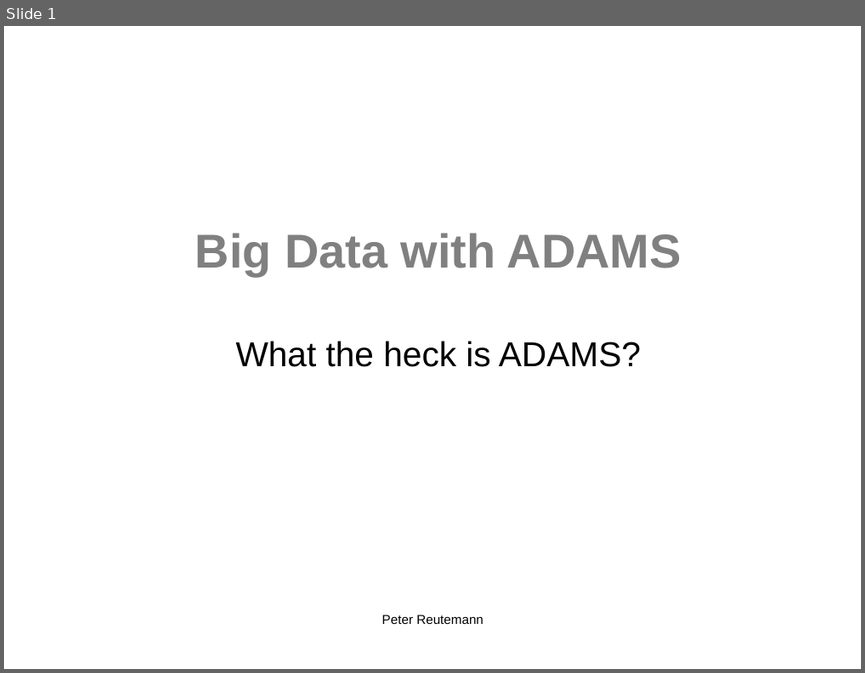
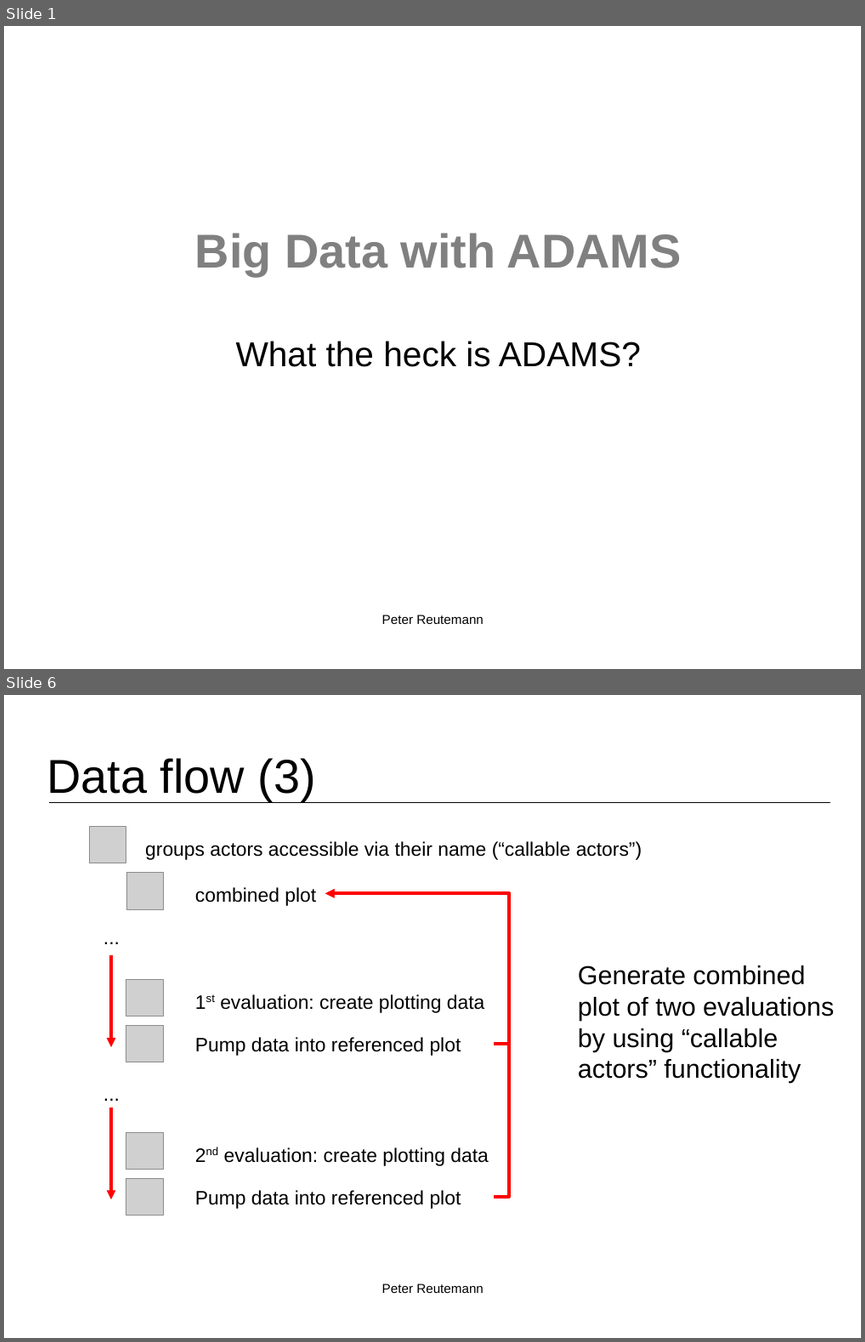
Before and after one commit to fracpete/bigmine-2015, a slide deck: talk/bigmine2015_reutemann.odp. Shown one above the other, each under a label of ours: slide 1 before the commit, slides 1 and 6 after it; the slides between them are not shown. The pictures are 865x673 and 865x1342 pixels, drawn with LibreOffice and Linux fonts; fonts in the diff are those of the drawing; grey boxes stand for pictures; background and template pictures are left out. Boxes give left, top, right and bottom in pixels: in the first picture for what was removed or moved away, otherwise in the second. Text is boxed around its words. In the diff, an @@ line names an element or a change of style, - is before the commit and + after.

Commit message:
added flows/draft of talk

```diff
--- a/talk/bigmine2015_reutemann.odp
+++ b/talk/bigmine2015_reutemann.odp
@@ slide 6 added at [4, 695, 861, 1338], background #FFFFFF @@
@@ title added at [46, 758, 316, 801], 44 pt, text #000000 @@
+Data flow (3)
@@ line added from (50, 802) to (830, 802), #000000 0 pt @@
@@ picture added at [90, 827, 127, 863] @@
@@ text added at [145, 841, 642, 860], 18 pt, text #000000 @@
+groups actors accessible via their name (“callable actors”)
@@ picture added at [126, 873, 164, 909] @@
@@ text added at [195, 887, 316, 906], 18 pt, text #000000 @@
+combined plot
@@ elbow arrow added from (494, 1043) to (325, 893), #FF0000 2.83 pt @@
@@ elbow arrow added from (494, 1197) to (325, 893), #FF0000 2.83 pt @@
@@ text added at [96, 921, 157, 951], 18 pt, text #000000 @@
+...
@@ arrow added from (111, 955) to (111, 1047), #FF0000 2.83 pt @@
@@ text added at [578, 965, 834, 1083], 24 pt, text #000000 @@
+Generate combined plot of two evaluations by using “callable actors” functionality
@@ picture added at [126, 980, 164, 1017] @@
@@ text added at [220, 994, 484, 1013], 18 pt, text #000000 @@
+1st evaluation: create plotting data
@@ picture added at [126, 1026, 164, 1063] @@
@@ text added at [195, 1037, 461, 1055], 18 pt, text #000000 @@
+Pump data into referenced plot
@@ text added at [96, 1077, 157, 1107], 18 pt, text #000000 @@
+...
@@ arrow added from (111, 1108) to (111, 1200), #FF0000 2.83 pt @@
@@ picture added at [126, 1133, 164, 1170] @@
@@ text added at [224, 1147, 488, 1166], 18 pt, text #000000 @@
+2nd evaluation: create plotting data
@@ picture added at [126, 1179, 164, 1216] @@
@@ text added at [195, 1190, 461, 1208], 18 pt, text #000000 @@
+Pump data into referenced plot
@@ text added at [382, 1283, 483, 1293], 12 pt, text #000000 @@
+Peter Reutemann
```
Also in this commit, not shown: 5 other slides added, 1 slide removed, 22 other files.
